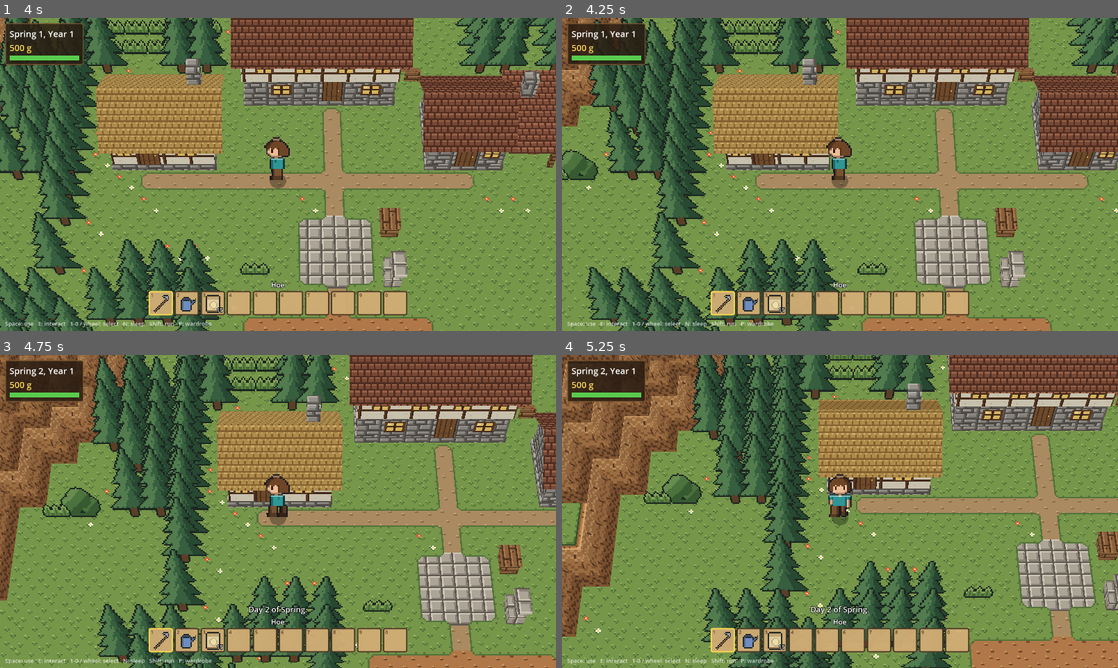
Above: before the commit, frames 1-4 (two rows, left to right).
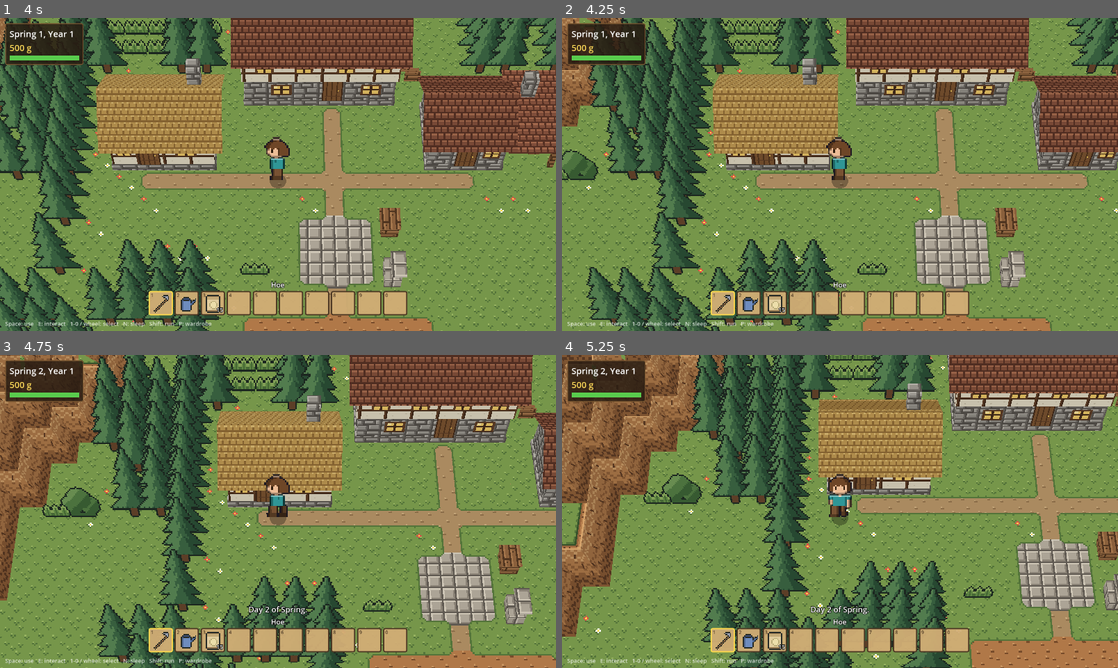
Above: after the commit, the same moments.

Repository: grimechristopher/procedural-game
Game: Godot game, scene res://scenes/main.tscn
The game is run twice, just before and just after one commit, with the same random seed, the same clock (stepped at 60 frames per second) and the same inputs.
Inputs (mouse positions are in pixels of both pictures, inside the frame that each line leads up to):
- Up to frame 1 (4 s): tap Enter (ui_accept) at 0.5, 0.77, 1.52, 3.02, 3.77 s; move the mouse to (400, 158) at 0.52 s; hold D (move_right) 0.53-1.28 s; hold Mouse wheel down (hotbar_next) 0.53-1.28 s; click (400, 158) at 0.67 s; move the mouse to (166, 190) at 1.27 s; hold S (move_down) 1.28-2.03 s; tap Mouse wheel up (hotbar_prev) at 1.35 s; move the mouse to (333, 105) at 2.02 s; hold D (move_right) 2.03-2.78 s; hold E (interact) 2.03-2.78 s; move the mouse to (250, 237) at 2.77 s; hold W (move_up) 2.78-3.53 s; tap R (regenerate) at 2.85 s; click (250, 237) at 2.92 s; move the mouse to (444, 221) at 3.52 s; hold A (move_left) from 3.53 s (still down); hold Shift (run) from 3.53 s (still down)
- Up to frame 2 (4.25 s): keep holding A (move_left); keep holding Shift (run)
- Up to frame 3 (4.75 s): keep holding A (move_left); move the mouse to (111, 464) at 4.27 s; release Shift (run) at 4.28 s; tap N (sleep) at 4.35 s; tap Enter (ui_accept) at 4.52 s
- Up to frame 4 (5.25 s): move the mouse to (867, 511) at 5.02 s; release A (move_left) at 5.03 s; hold S (move_down) from 5.03 s (still down); hold Space (use_tool) from 5.03 s (still down); click (867, 511) at 5.17 s

Frame 1 is identical in both runs. In frame 2, less than 0.1% of the frame differs, in the area x 0-6%, y 0-6%; in frame 3, 0.4%, in the area x 0-18%, y 0-19%; in frame 4, 0.3%.

Commit message:
T-junction pieces where three cliff heights meet
When the cliff along one side of an outside corner carries on past it one
level lower, the corner is a T-junction: square, with the side's band
running into the continuing band, instead of a free-standing rounded
corner that left a notch. New CLIFF_TEE / EARTH_TEE pieces; the rule is
written up in documentation/terrain.

Co-Authored-By: Claude Opus 5.5 <noreply@anthropic.com>
Claude-Session: https://claude.ai/code/session_01QBAyNdiLYtBbpQzeaWaTYf

Diff:
--- a/scripts/terrain_mesh.gd
+++ b/scripts/terrain_mesh.gd
@@ -58,7 +58,7 @@
 enum Kind { NONE, BLOCK, GROUND, WEDGE, RAMP }
 
 ## Autotile pieces, in the order of their tiles after the edge piece.
-enum Piece { EDGE, OUTER, INNER, CENTER, JOINT }
+enum Piece { EDGE, OUTER, INNER, CENTER, JOINT, TEE }
 
 
 ## A node holding the terrain's meshes for the world's current heights.
@@ -245,6 +245,14 @@
 	var side_x := _is_exposed(c, Vector2i(q.x, 0))
 	var side_z := _is_exposed(c, Vector2i(0, q.y))
 	if side_x and side_z:
+		# Rule: if the cliff along one side carries on past the corner (one
+		# level lower, along the neighbour on the other side), it's a
+		# T-junction: square, not a free-standing rounded corner.
+		var nx := c + Vector2i(q.x, 0)
+		var nz := c + Vector2i(0, q.y)
+		if (_is_exposed(nx, Vector2i(0, q.y)) and _height(nx) >= 0) \
+				or (_is_exposed(nz, Vector2i(q.x, 0)) and _height(nz) >= 0):
+			return [Piece.TEE, false]
 		return [Piece.OUTER, false]
 	if side_z:
 		return [Piece.EDGE, false]
@@ -287,6 +295,7 @@
 	var top := solid[i]
 	var base: int = GridWorld.Tex.CLIFF_EDGE if _cliffy(c) else GridWorld.Tex.EARTH_EDGE
 	var joint: int = GridWorld.Tex.CLIFF_JOINT if _cliffy(c) else GridWorld.Tex.EARTH_JOINT
+	var tee: int = GridWorld.Tex.CLIFF_TEE if _cliffy(c) else GridWorld.Tex.EARTH_TEE
 	var top_tex: int = GridWorld.Tex.ROCK_TOP if world.get_cell_item(Vector3i(c.x, (heights[i] - 1) / 2, c.y)) == T.ROCK \
 		else GridWorld.Tex.GRASS
 	for q in GridWorld.DIAGONAL:
@@ -303,6 +312,8 @@
 				faces.append(_quarter(c, q, top, top_tex, false, true))
 		elif piece == Piece.JOINT:
 			faces.append(_quarter(c, q, top + (0.0 if raised else LIFT), joint, false, false))
+		elif piece == Piece.TEE:
+			faces.append(_quarter(c, q, top + (0.0 if raised else LIFT), tee, false, false))
 		else:
 			faces.append(_quarter(c, q, top + (0.0 if raised else LIFT), base + piece, p[1], false))
 	_sides(c, raised)
@@ -507,6 +518,8 @@
 			quarter = _quarter(c, q, 0.0, GridWorld.Tex.GRASS, false, true)
 		elif piece == Piece.JOINT:
 			quarter = _quarter(c, q, 0.0, joint, false, false)
+		elif piece == Piece.TEE:
+			quarter = _quarter(c, q, 0.0, GridWorld.Tex.CLIFF_TEE if cliffy else GridWorld.Tex.EARTH_TEE, false, false)
 		else:
 			quarter = _quarter(c, q, 0.0, band + piece, p[1], false)
 		var pts := []
--- a/scripts/world.gd
+++ b/scripts/world.gd
@@ -120,9 +120,12 @@
 	CLIFF_DIAG, CLIFF_JOINT, EARTH_DIAG, EARTH_JOINT,
 	# The rock of an HGSS-style bank, sloping across a cell (see TerrainMesh).
 	BANK_ROCK,
+	# Square cliff-top corners where a cliff line carries on past an outside
+	# corner at a lower level (see TerrainMesh).
+	CLIFF_TEE, EARTH_TEE,
 }
 const TEX_COLS := 4
-const TEX_ROWS := 9
+const TEX_ROWS := 10
 
 const TILESET := preload("res://assets/tileset.png")
 const BLOCK_SHADER := preload("res://assets/block.gdshader")
Binary file changed: assets/tileset.png
Not shown, changed: documentation/art/README.md
Not shown, changed: documentation/terrain/README.md
Not shown, changed: tools/make_tileset.py
